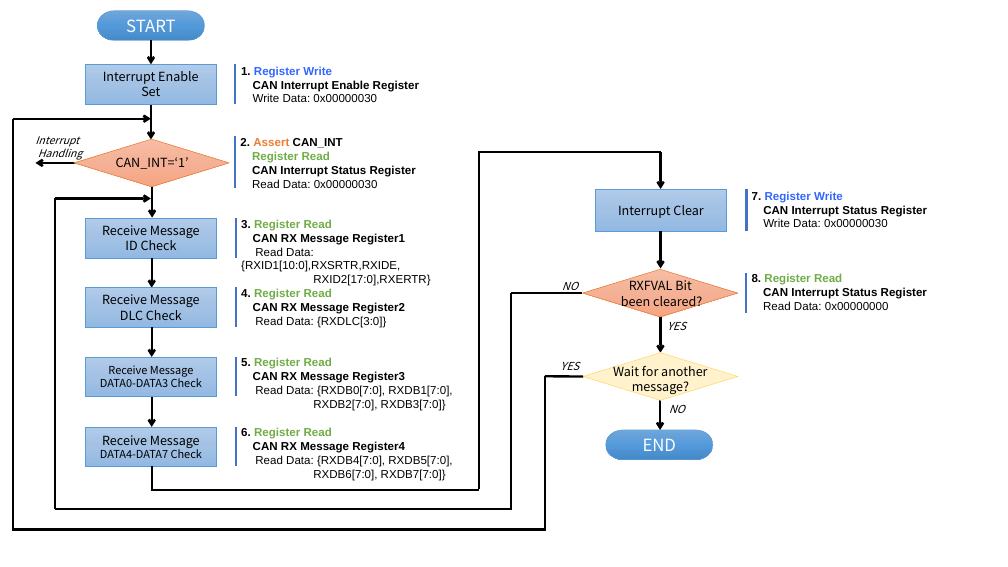
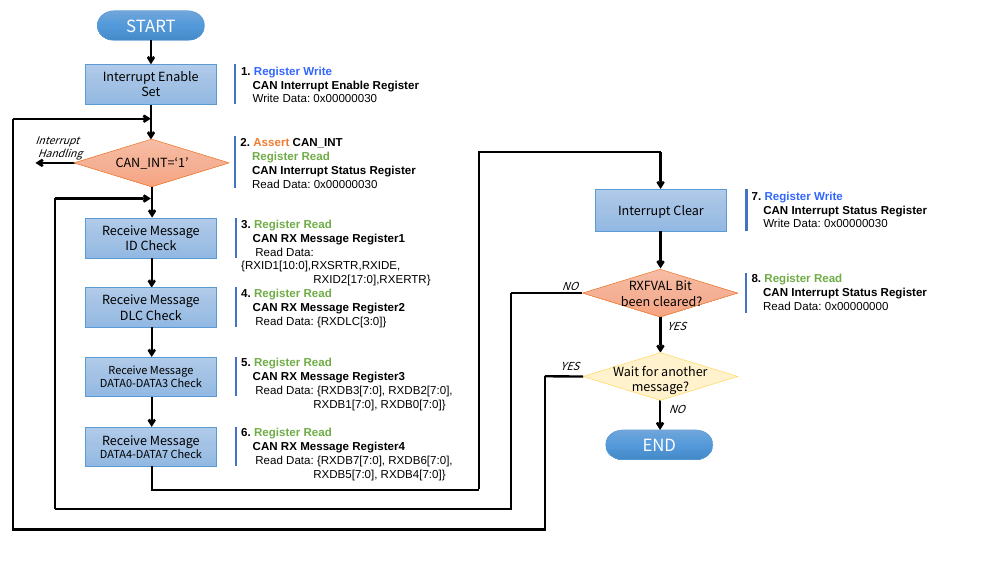
Before and after one commit to Takahiro-Inoue-spacecubics/scobc-fpga-technical-reference-manual, a slide deck: slide 10 of images/fpga_reg_spec.pptx. Drawn at 1008x567 pixels with LibreOffice and Linux fonts; fonts in the diff are those of the drawing. Boxes give left, top, right and bottom in pixels: in the first picture for what was removed or moved away, otherwise in the second. Text is boxed around its words. In the diff, an @@ line names an element or a change of style, - is before the commit and + after.

Commit message:
CAN: CAN RX Message Register RX Data Fieldの Byte Orderを Little Endianに変更

```diff
--- a/images/fpga_reg_spec.pptx
+++ b/images/fpga_reg_spec.pptx
@@ text at [255,385,452,411]: text changed @@
-Read Data: {RXDB0[7:0], RXDB1[7:0],
-RXDB2[7:0], RXDB3[7:0]}
+Read Data: {RXDB3[7:0], RXDB2[7:0],
+RXDB1[7:0], RXDB0[7:0]}
@@ text at [255,455,452,481]: text changed @@
-Read Data: {RXDB4[7:0], RXDB5[7:0],
-RXDB6[7:0], RXDB7[7:0]}
+Read Data: {RXDB7[7:0], RXDB6[7:0],
+RXDB5[7:0], RXDB4[7:0]}
```
Also in this commit, not shown: 2 other files.
